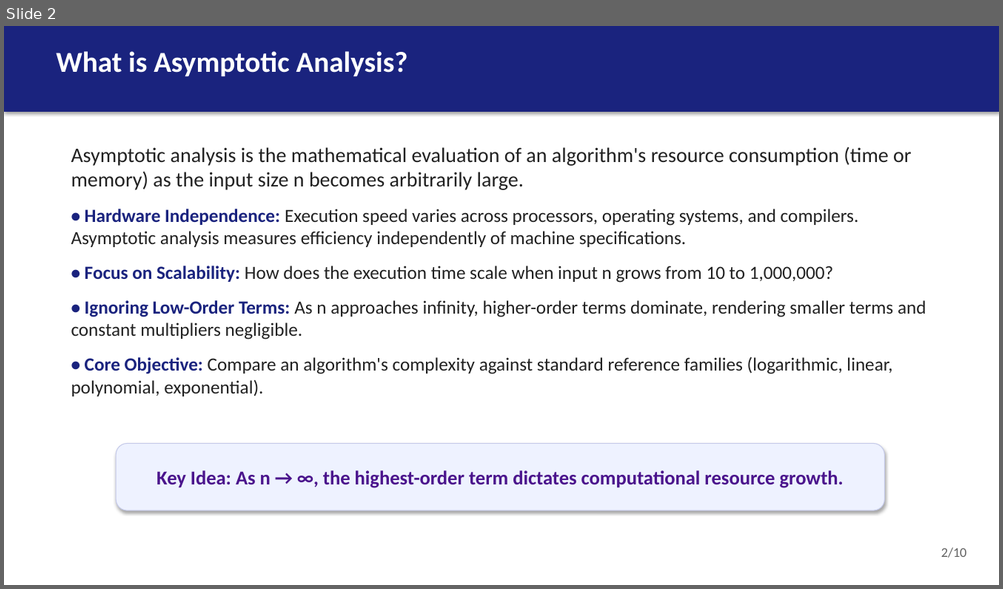
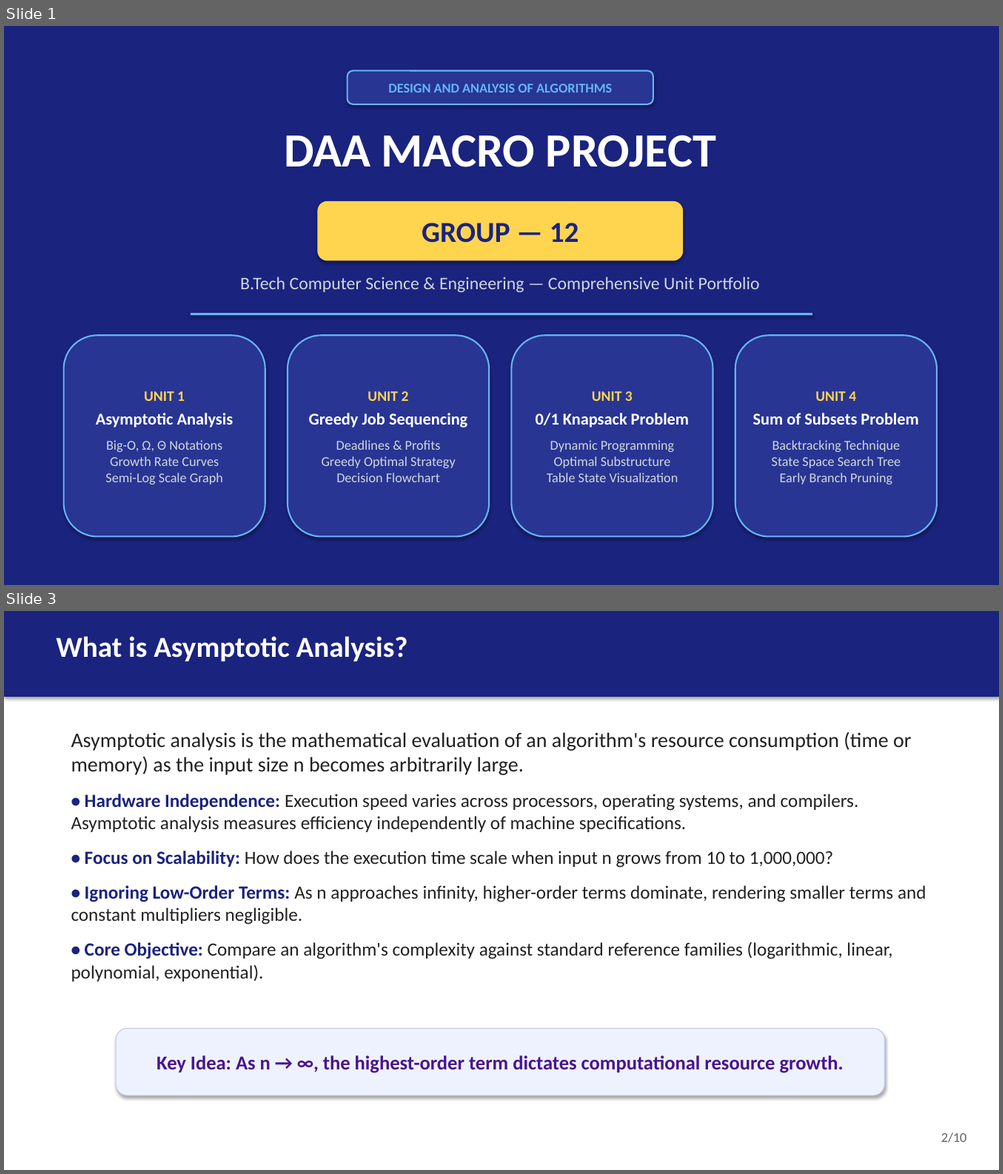
Before and after one commit to ailenikrishnasahithi26-a11y/DAA-Macro-Project-Group12, a slide deck: Group12_DAA_Macro_Project.pptx. Shown one above the other, each under a label of ours: slide 2 before the commit, slides 1 and 3 after it; the slides between them are not shown. The pictures are 1003x589 and 1003x1174 pixels, drawn with LibreOffice and Linux fonts; fonts in the diff are those of the drawing. Boxes give left, top, right and bottom in pixels: in the first picture for what was removed or moved away, otherwise in the second. Text is boxed around its words. In the diff, an @@ line names an element or a change of style, - is before the commit and + after.

Commit message:
Add Group 12 cover and section headers to presentation

```diff
--- a/Group12_DAA_Macro_Project.pptx
+++ b/Group12_DAA_Macro_Project.pptx
@@ slide 1 added at bbox=[4, 26, 999, 585], background #FFFFFF @@
@@ rectangle added at bbox=[4, 26, 999, 585], fill #1A237E @@
@@ rounded rectangle added at bbox=[347, 70, 653, 104], fill #283593, outline #64B5F6 1.5 pt, 13 pt, text #64B5F6, bold @@
+DESIGN AND ANALYSIS OF ALGORITHMS
@@ text added at bbox=[284, 135, 717, 167], 46 pt, text #FFFFFF, bold @@
+DAA MACRO PROJECT
@@ rounded rectangle added at bbox=[317, 201, 683, 261], fill #FFD54F, 28 pt, text #1A237E, bold @@
+GROUP — 12
@@ text added at bbox=[240, 277, 760, 292], 17 pt, text #CFD8DC @@
+B.Tech Computer Science & Engineering — Comprehensive Unit Portfolio
@@ rectangle added at bbox=[190, 313, 812, 315], fill #64B5F6 @@
@@ rounded rectangle added at bbox=[64, 335, 265, 537], fill #283593, outline #64B5F6 1.5 pt, 13 pt, text #CFD8DC @@
+UNIT 1
+Asymptotic Analysis
+Big-O, Ω, Θ Notations
+Growth Rate Curves
+Semi-Log Scale Graph
@@ rounded rectangle added at bbox=[287, 335, 489, 537], fill #283593, outline #64B5F6 1.5 pt, 13 pt, text #CFD8DC @@
+UNIT 2
+Greedy Job Sequencing
+Deadlines & Profits
+Greedy Optimal Strategy
+Decision Flowchart
@@ rounded rectangle added at bbox=[512, 335, 713, 537], fill #283593, outline #64B5F6 1.5 pt, 13 pt, text #CFD8DC @@
+UNIT 3
+0/1 Knapsack Problem
+Dynamic Programming
+Optimal Substructure
+Table State Visualization
@@ rounded rectangle added at bbox=[735, 335, 936, 537], fill #283593, outline #64B5F6 1.5 pt, 13 pt, text #CFD8DC @@
+UNIT 4
+Sum of Subsets Problem
+Backtracking Technique
+State Space Search Tree
+Early Branch Pruning
@@ what was slide 2 is now slide 3 @@
```
Also in this commit, not shown: 4 slides changed.
